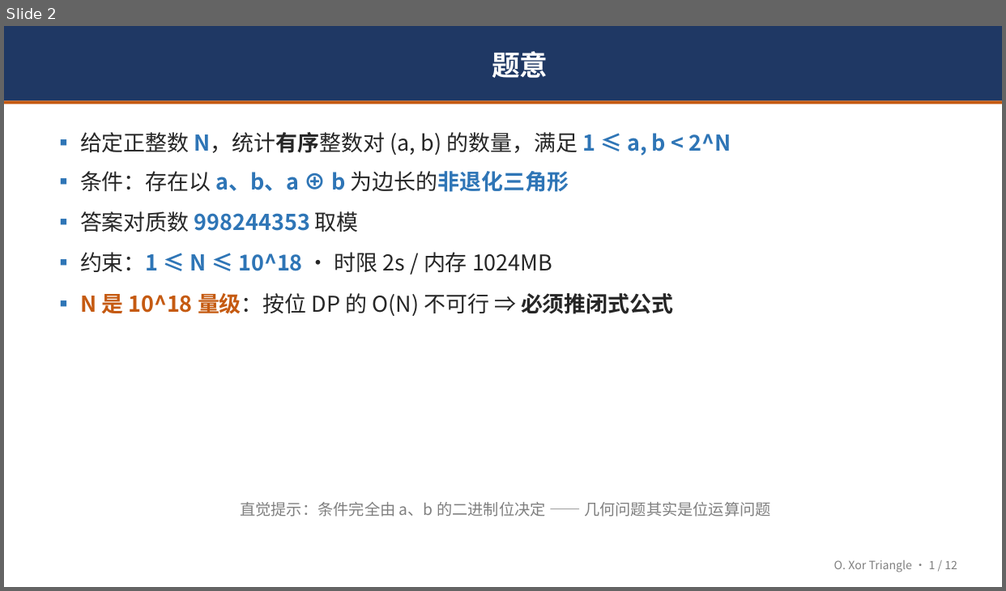
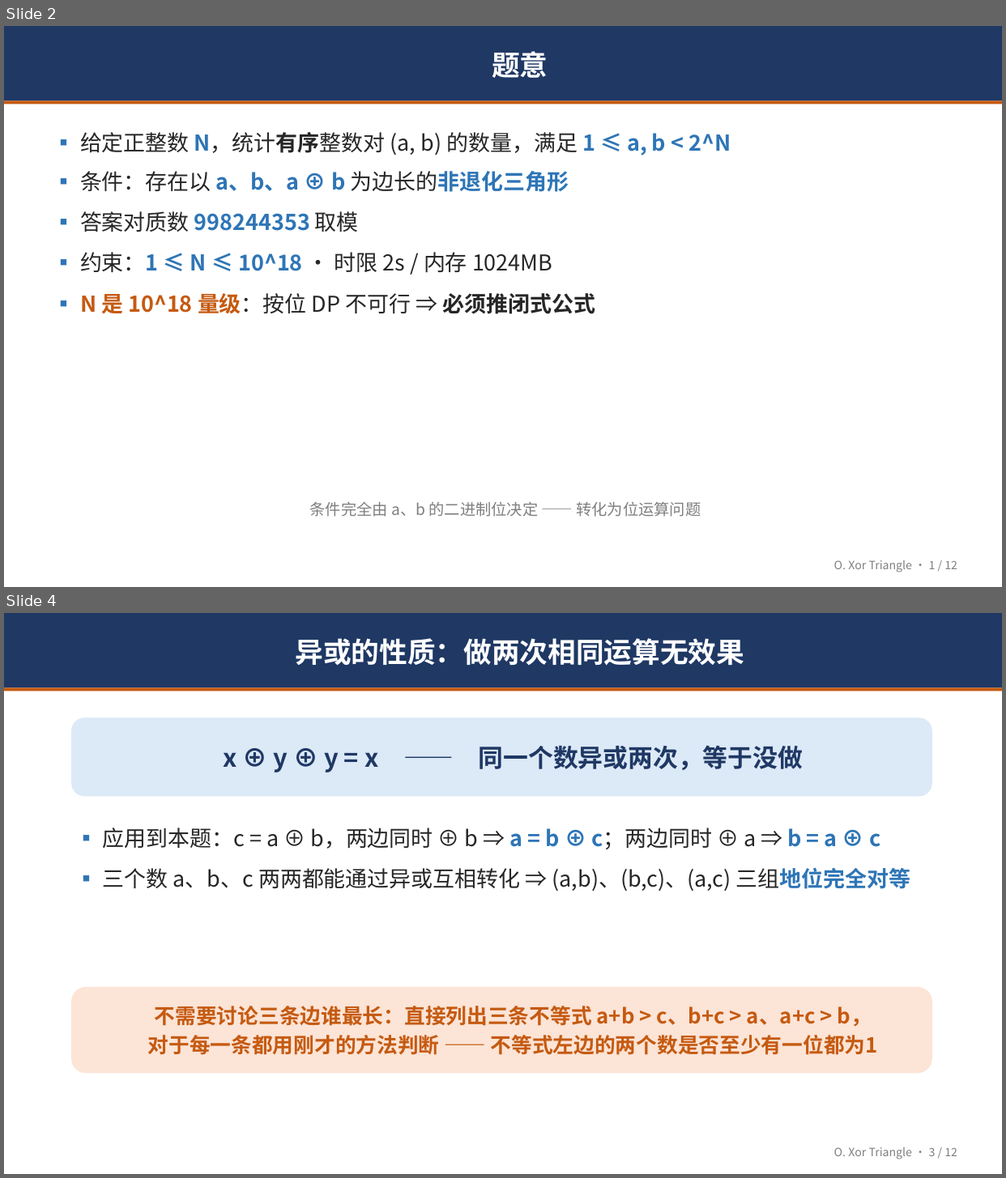
Before and after one commit to LingeXu/OI, a slide deck: 2026.9.3集训队个人赛/O/O题解分享.pptx. Shown one above the other, each under a label of ours: slide 2 before the commit, slides 2 and 4 after it; the slides between them are not shown. The pictures are 1006x591 and 1006x1178 pixels, drawn with LibreOffice and Linux fonts; fonts in the diff are those of the drawing. Boxes give left, top, right and bottom in pixels: in the first picture for what was removed or moved away, otherwise in the second. Text is boxed around its words. In the diff, an @@ line names an element or a change of style, - is before the commit and + after.

```diff
--- a/2026.9.3集训队个人赛/O/O题解分享.pptx
+++ b/2026.9.3集训队个人赛/O/O题解分享.pptx
@@ slide 4 added at [4, 613, 1002, 1174], background #FFFFFF @@
@@ rectangle added at [4, 613, 1002, 688], fill #1F3864, 27 pt, text #FFFFFF, bold @@
+异或的性质：做两次相同运算无效果
@@ rectangle added at [4, 688, 1002, 691], fill #C55A11 @@
@@ rounded rectangle added at [71, 717, 932, 796], fill #DCE9F7, 24 pt, text #1F3864, bold @@
+x ⊕ y ⊕ y = x —— 同一个数异或两次，等于没做
@@ text added at [103, 828, 911, 891], 21 pt, text #262626 @@
+▪ 应用到本题：c = a ⊕ b，两边同时 ⊕ b ⇒ a = b ⊕ c；两边同时 ⊕ a ⇒ b = a ⊕ c
+▪ 三个数 a、b、c 两两都能通过异或互相转化 ⇒ (a,b)、(b,c)、(a,c) 三组地位完全对等
@@ rounded rectangle added at [71, 987, 932, 1073], fill #FCE4D6, 20 pt, text #C55A11, bold @@
+不需要讨论三条边谁最长：直接列出三条不等式 a+b > c、b+c > a、a+c > b，
+对于每一条都用刚才的方法判断 —— 不等式左边的两个数是否至少有一位都为1
@@ text added at [834, 1148, 957, 1160], 11 pt, text #7F7F7F @@
+O. Xor Triangle · 3 / 12
@@ slide 2 changed as well @@
@@ text at [80, 293, 595, 314]: text changed @@
-▪ N 是 10^18 量级：按位 DP 的 O(N) 不可行 ⇒ 必须推闭式公式
+▪ N 是 10^18 量级：按位 DP 不可行 ⇒ 必须推闭式公式
@@ text at [310, 502, 701, 517]: text changed @@
-直觉提示：条件完全由 a、b 的二进制位决定 —— 几何问题其实是位运算问题
+条件完全由 a、b 的二进制位决定 —— 转化为位运算问题
```
Also in this commit, not shown: 8 other slides changed, 2 other slides added, 3 slides removed, 15 other files.
